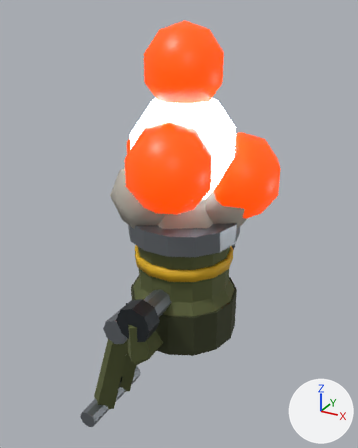
An edit to the glTF model godot/assets/models/mortar_arm.glb, drawn before and after from the same camera.
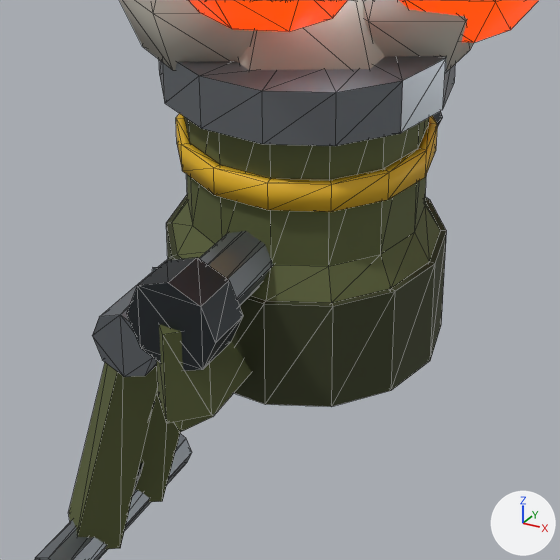
Each version appears first whole from a 50 mm camera at (2.86, -3.58, 4.13) aimed at (0.78, 0.19, 2.25), and next in a close-up on the part from 19% to 78% of the width and 45% to 92% of the height. Lighting does not change. The marker at lower right points along +X, +Y and +Z. The last two pictures show the newer version. The close-ups show mesh edges as thin lines. Vertices at exactly the same position are counted once.

In view in the first close-up: 'mortar'.
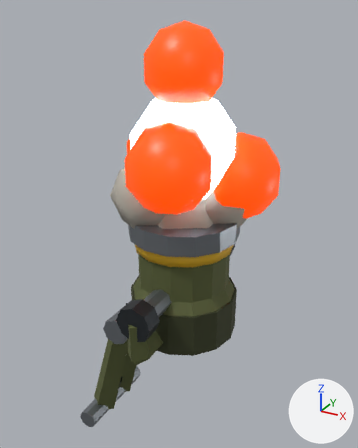
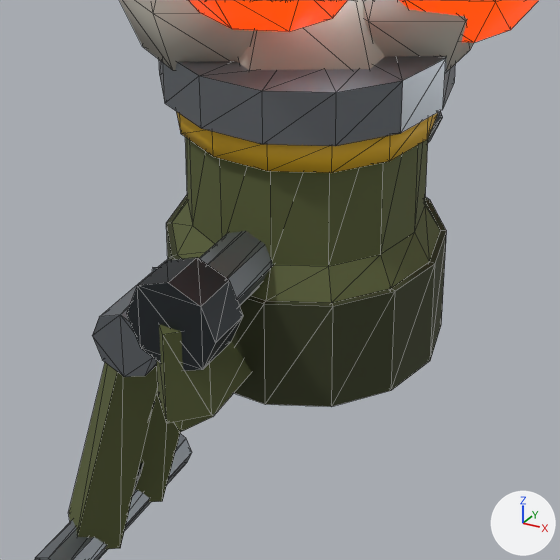
Where the change shows, as pixel boxes (x1, y1, x2, y2) in the close-ups (560 x 560 px; the box of a moved part takes in the faces that stretch with it):
part 1 of me_mortar, moved or reshaped
    before: (176, 113, 438, 212)
    after: (176, 111, 438, 173)

The edits, one by one:
me_mortar has 714 vertices, 1322 faces and spans x -0.21..1.7, y -0.9..0.9, z -0.23..4.04.
me_mortar is used by ob_mortar; location (0.0, 0.0, 0.0).
me_mortar part 1: the loose piece of 56 vertices spanning x 0.49..1.39, y -0.44..0.44, z 2.02..2.12 is moved by (0.0, 0.0, 0.14).
